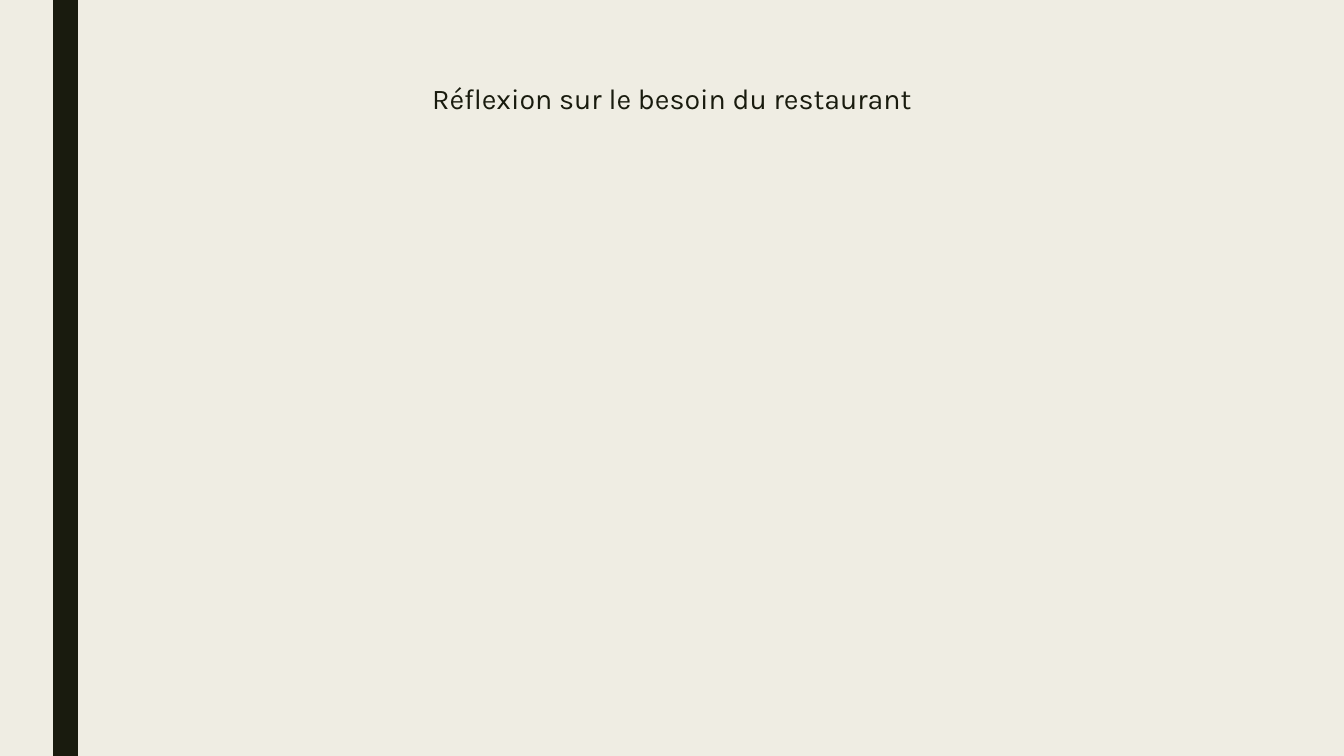
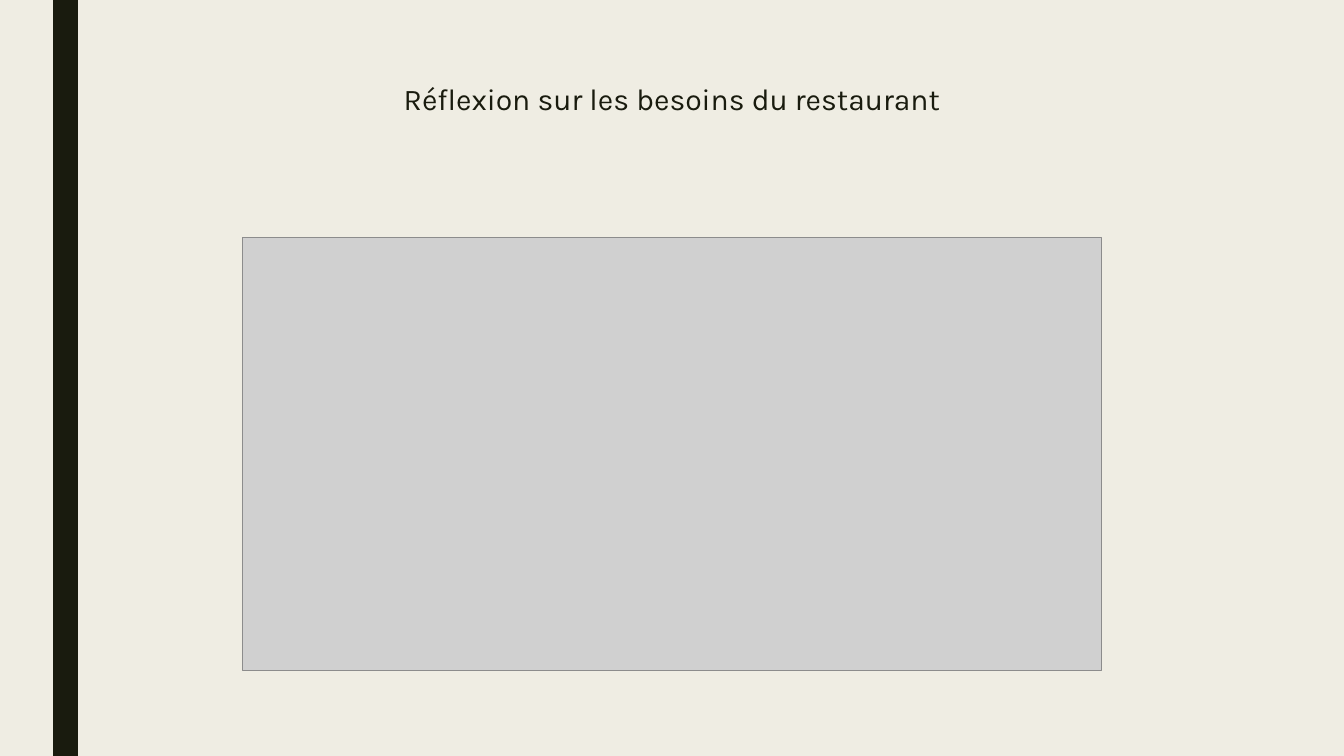
Before and after one commit to Flowang/ProjetCsharpA3, a slide deck: slide 6 of Restaurant automatiser.odp. Drawn at 1344x756 pixels with LibreOffice and Linux fonts; fonts in the diff are those of the drawing; grey boxes stand for pictures. Boxes give left, top, right and bottom in pixels: in the first picture for what was removed or moved away, otherwise in the second. Text is boxed around its words. In the diff, an @@ line names an element or a change of style, - is before the commit and + after.

```diff
--- a/Restaurant automatiser.odp
+++ b/Restaurant automatiser.odp
@@ title at (x1=404, y1=87, x2=940, y2=111): text changed; size 20.4 to 21.4 pt @@
-Réflexion sur le besoin du restaurant
+Réflexion sur les besoins du restaurant
@@ picture added at (x1=243, y1=238, x2=1102, y2=670) @@
```
Also in this commit, not shown: 1 slide added.
